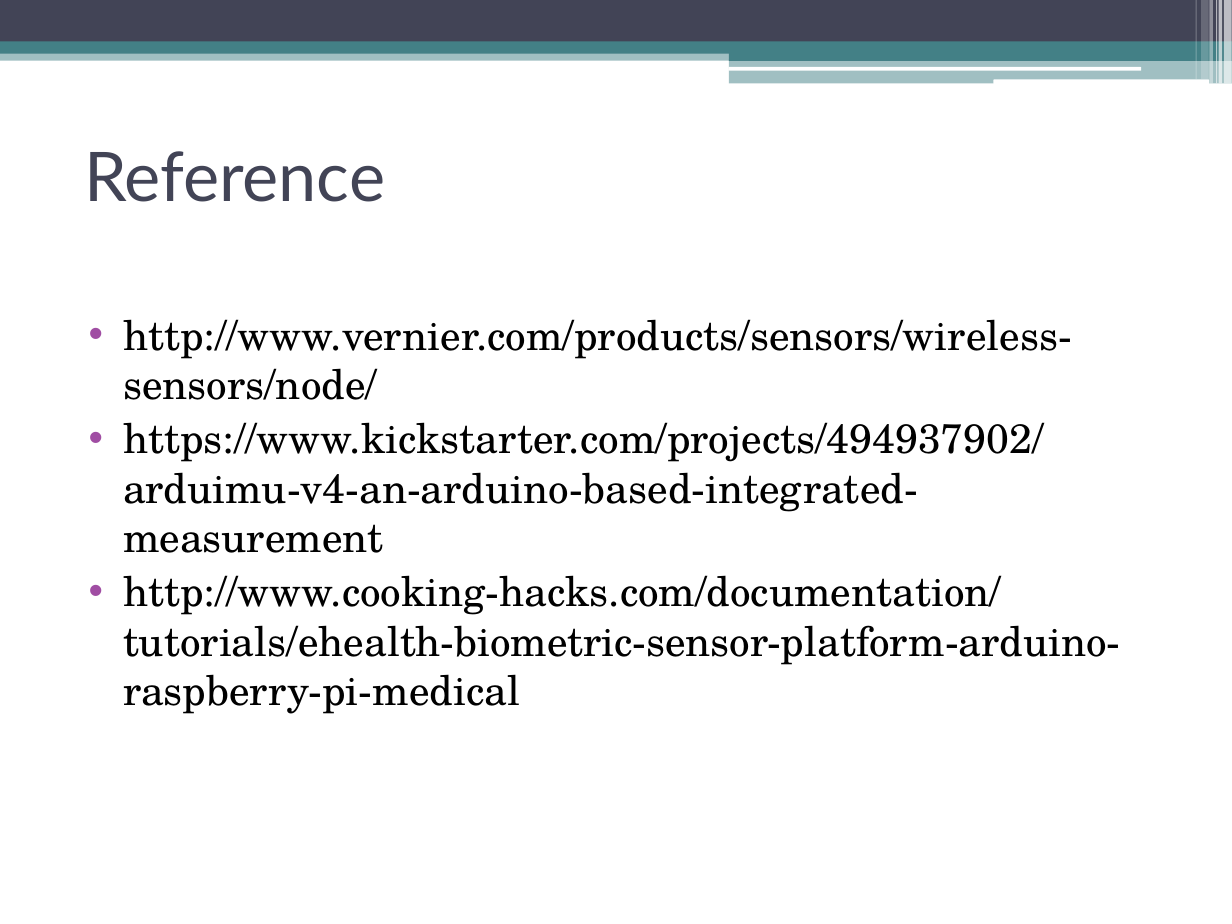
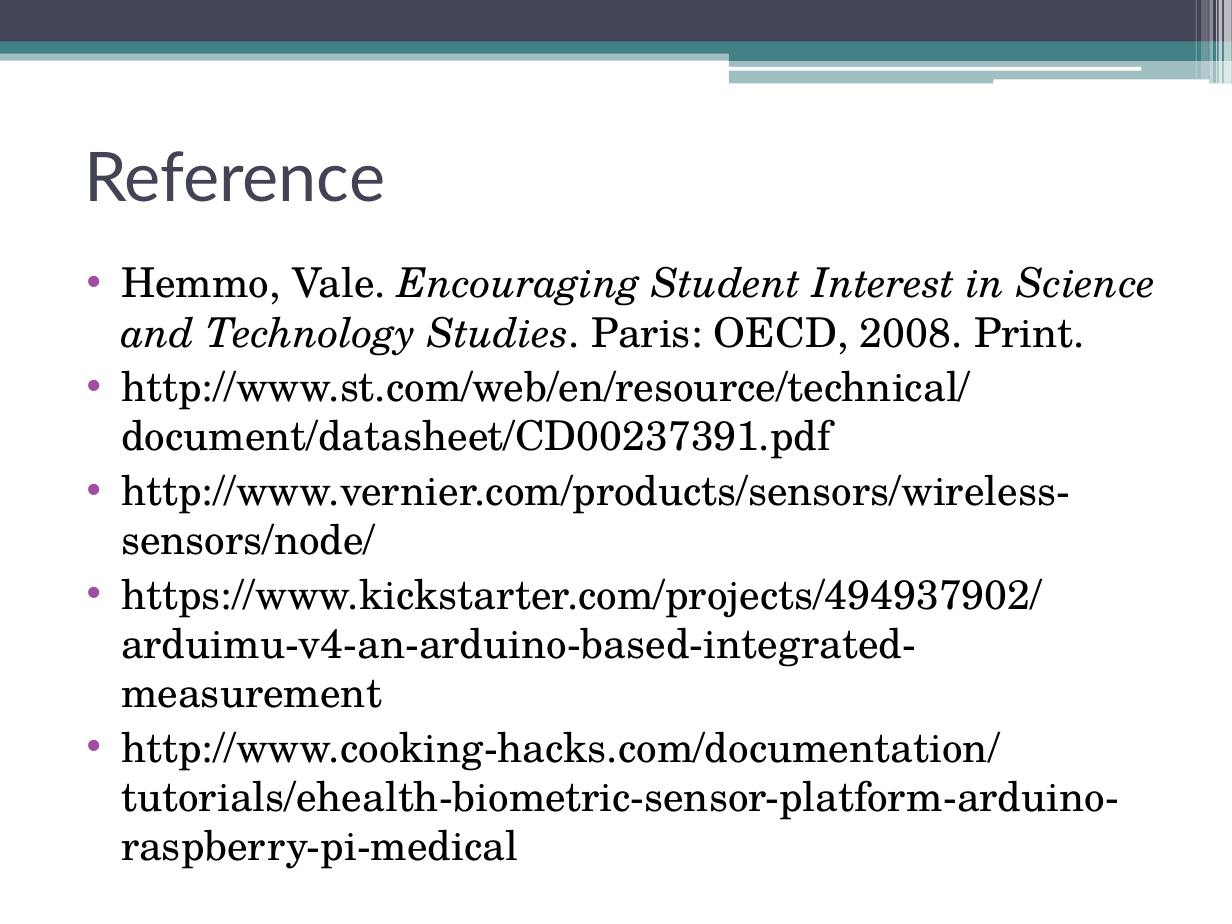
Before and after one commit to erebus-labs/sense_platform, a slide deck: slide 17 of Project Flow Documents/Project Documents/Powerpoint.pptx (slide 9 before the commit). Drawn at 1232x924 pixels with LibreOffice and Linux fonts; fonts in the diff are those of the drawing. Boxes give left, top, right and bottom in pixels: in the first picture for what was removed or moved away, otherwise in the second. Text is boxed around its words. In the diff, an @@ line names an element or a change of style, - is before the commit and + after.

Commit message:
Documents 2

```diff
--- a/Project Flow Documents/Project Documents/Powerpoint.pptx
+++ b/Project Flow Documents/Project Documents/Powerpoint.pptx
@@ text "Hemmo, Vale. Encouraging Student Interest ...": place and size @@
-text "Hemmo, Vale. Encouraging Student Interest ..." at [123,319,1121,714]
+text "Hemmo, Vale. Encouraging Student Interest ..." at [121,266,1155,820]
@@ text at [121,266,1155,459]: paragraphs added @@
+• Hemmo, Vale. Encouraging Student Interest in Science and Technology Studies. Paris: OECD, 2008. Print.
+• http://www.st.com/web/en/resource/technical/document/datasheet/CD00237391.pdf
```
Also in this commit, not shown: 2 other slides changed, 13 slides added, 5 slides removed, 3 other files.
